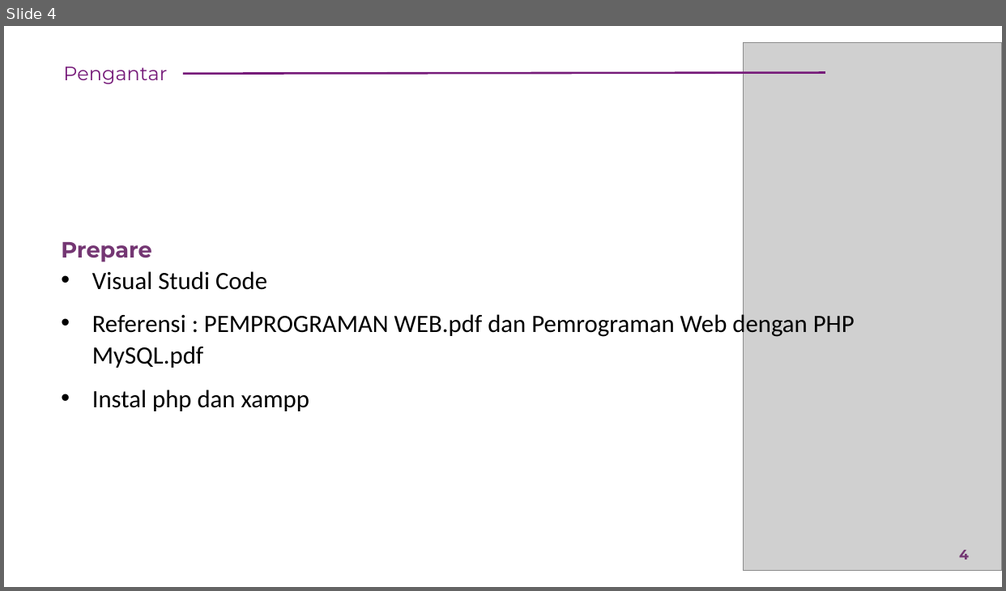
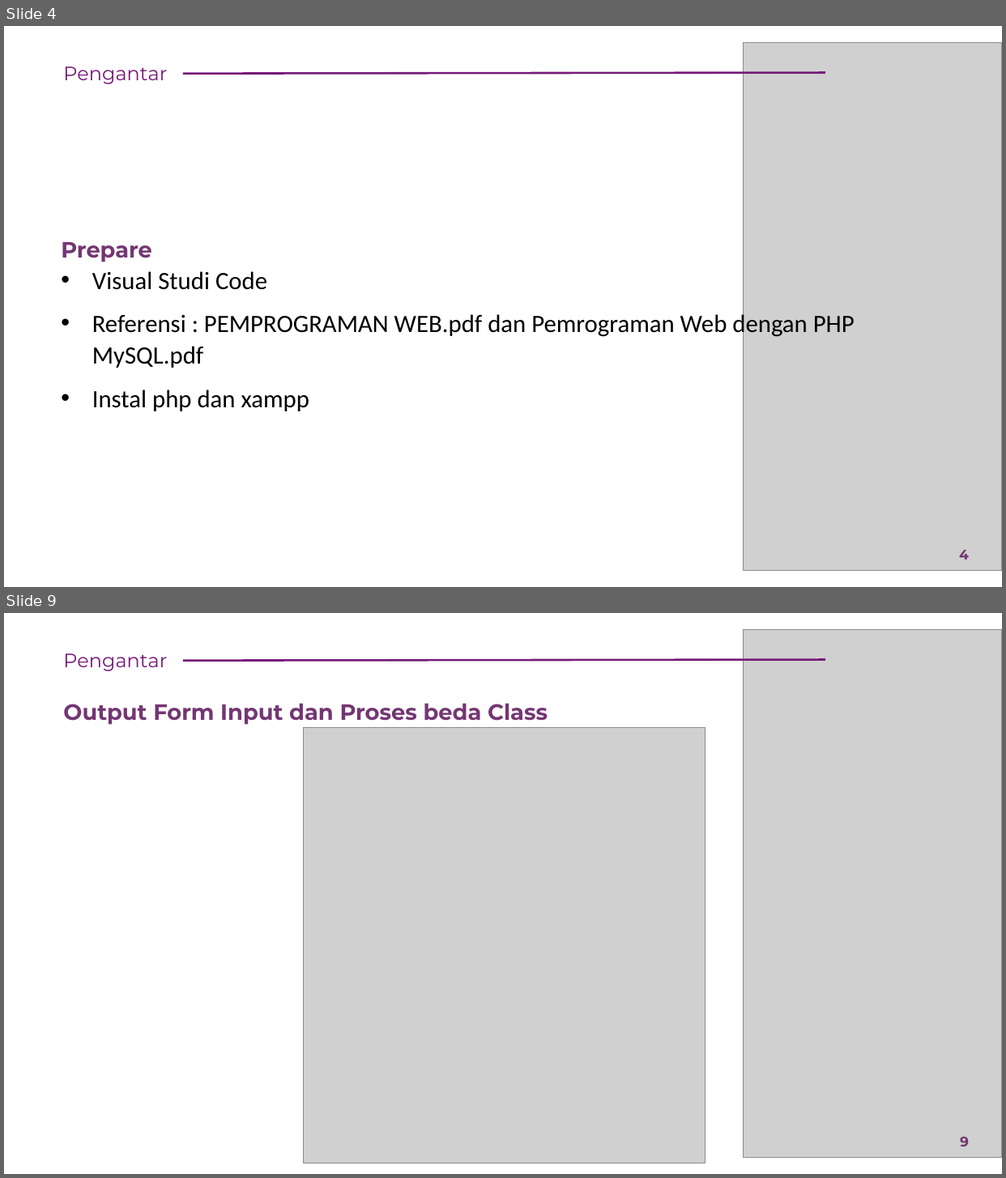
Before and after one commit to rikialdi/pemprograman-web-2022, a slide deck: Materi/Pertemuan - 12.pptx. Shown one above the other, each under a label of ours: slide 4 before the commit, slides 4 and 9 after it; the slides between them are not shown. The pictures are 1006x591 and 1006x1178 pixels, drawn with LibreOffice and Linux fonts; fonts in the diff are those of the drawing; grey boxes stand for pictures. Boxes give left, top, right and bottom in pixels: in the first picture for what was removed or moved away, otherwise in the second. Text is boxed around its words. In the diff, an @@ line names an element or a change of style, - is before the commit and + after.

```diff
--- a/Materi/Pertemuan - 12.pptx
+++ b/Materi/Pertemuan - 12.pptx
@@ slide 9 added at bbox=[4, 613, 1002, 1174], background #FFFFFF @@
@@ picture added at bbox=[744, 630, 1002, 1158] @@
@@ text added at bbox=[63, 653, 167, 671], 14 pt, text #761A79 @@
+Pengantar
@@ line added from (825, 660) to (183, 661), #761A79 1.5 pt @@
@@ text added at bbox=[63, 703, 548, 725], 16 pt, text #743673, bold @@
+Output Form Input dan Proses beda Class
@@ picture added at bbox=[304, 728, 705, 1163] @@
@@ page number added at bbox=[960, 1137, 969, 1147], 10 pt, text #733572, bold @@
+9
```
Also in this commit, not shown: 2 slides changed, 6 other slides added, 8 slides removed, 41 other files.
